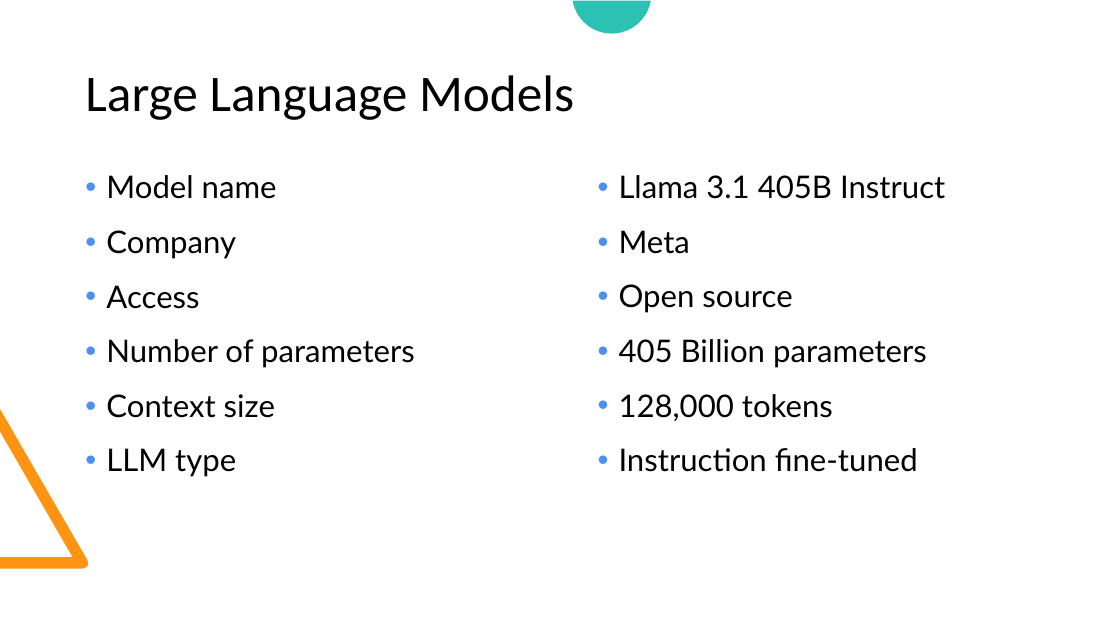
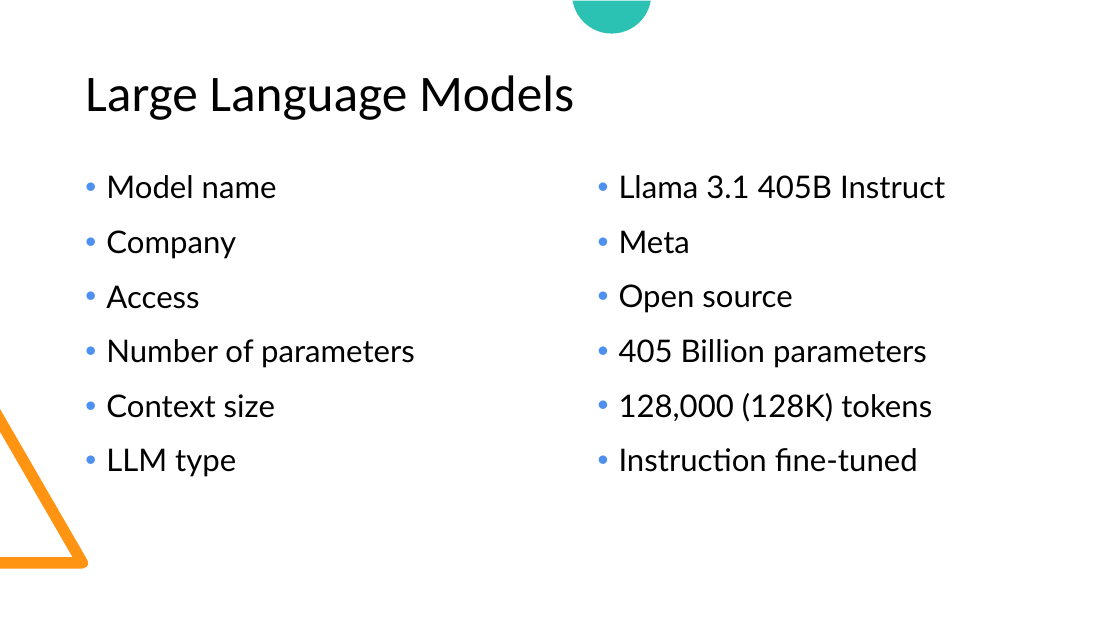
Before and after one commit to look4pritam/LargeLanguageModels, a slide deck: slide 5 of Presentations/CTTC-2024/Introduction_to_Large_Language_Models-From_Foundation_to_Real_World_Applications.pptx. Drawn at 1120x630 pixels with LibreOffice and Linux fonts; fonts in the diff are those of the drawing. Boxes give left, top, right and bottom in pixels: in the first picture for what was removed or moved away, otherwise in the second. Text is boxed around its words. In the diff, an @@ line names an element or a change of style, - is before the commit and + after.

```diff
--- a/Presentations/CTTC-2024/Introduction_to_Large_Language_Models-From_Foundation_to_Real_World_Applications.pptx
+++ b/Presentations/CTTC-2024/Introduction_to_Large_Language_Models-From_Foundation_to_Real_World_Applications.pptx
@@ text at bbox=[619, 393, 932, 422]: text changed @@
-  • 128,000 tokens
+  • 128,000 (128K) tokens
```
Also in this commit, not shown: 2 other slides changed, 1 other file.
